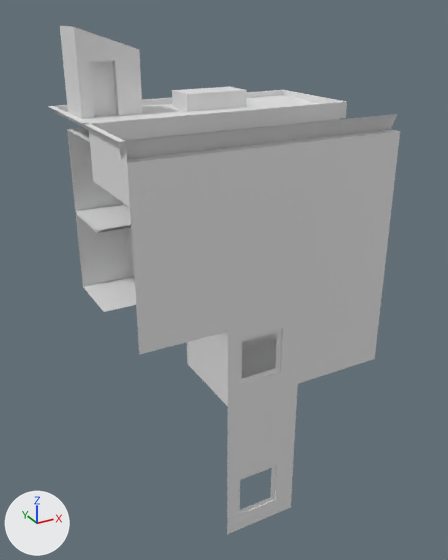
Renders of the glTF model assets/models/back-street-building.glb from each side of a commit.
Camera for both pictures: a camera (50 mm lens) standing at (-8.94, -10.05, 10.74) and looking at (0.05, 6.29, 2.57). The lights are fixed; the arrows at lower left show +X, +Y and +Z. Vertices at the same position are counted once.

Names of what the first picture shows: 'building'.
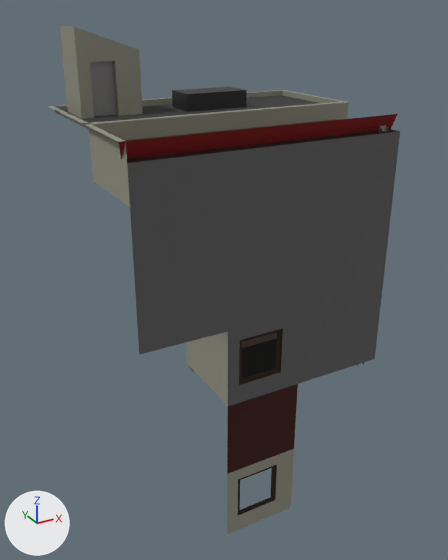
Location of each change, [x1, y1, x2, y2] in pixels of the pictures (448 x 560 px; the box of a moved part takes in the faces that stretch with it):
part 1 of me_plane, moved or reshaped
    before: [67, 90, 347, 312]
    after: [90, 90, 389, 366]
part 2 of me_plane, recoloured (white to black)
    both: [67, 95, 318, 379]
part 3 of me_plane, recoloured
    both: [48, 26, 340, 534]
part 4 of me_plane, recoloured (grey to black)
    both: [125, 119, 339, 348]
part 5 of me_plane, recoloured (grey to red)
    both: [119, 114, 397, 159]
part 6 of me_plane, recoloured (grey to black)
    both: [127, 131, 400, 406]
part 7 of me_plane, recoloured (grey to black)
    both: [227, 384, 298, 474]
part 8 of me_plane, recoloured
    both: [127, 129, 399, 515]
part 9 of me_plane, recoloured (grey to black)
    both: [172, 87, 247, 112]
part 10 of me_plane, recoloured
    both: [90, 61, 116, 117]

What changed in the scene script:
```text
Add mat_building_grey:
    mat_building_grey = principled_material('building-grey')
    mat_building_grey.base_color = (0.111, 0.111, 0.111)  # dark grey #5e5e5e
    mat_building_grey.roughness = 1.0
Add mat_material_003:
    mat_material_003 = principled_material('Material.003')
    mat_material_003.base_color = (0.042, 0.00583, 0.00194)  # brown #3a1206
    mat_material_003.roughness = 1.0
Add mat_asphalt:
    mat_asphalt = principled_material('asphalt')
    mat_asphalt.base_color = (0.0331, 0.0331, 0.0331)  # black #333333
    mat_asphalt.roughness = 1.0
Add mat_concrete:
    mat_concrete = principled_material('concrete')
    mat_concrete.base_color = (0.281, 0.281, 0.219)  # grey #909081
    mat_concrete.roughness = 1.0
Add mat_metal:
    mat_metal = principled_material('metal')
    mat_metal.base_color = (0.281, 0.281, 0.281)  # grey #909090
    mat_metal.metallic = 0.496
Add mat_darker_wood:
    mat_darker_wood = principled_material('darker_wood')
    mat_darker_wood.base_color = (0.0254, 0.00918, 0.00402)  # brown #2c180d
    mat_darker_wood.roughness = 1.0
Add mat_red:
    mat_red = principled_material('red')
    mat_red.base_color = (0.24, 0.000371, 0.0)  # red #860100
    mat_red.roughness = 1.0
Add mat_building_pink:
    mat_building_pink = principled_material('building-pink')
    mat_building_pink.base_color = (0.202, 0.14, 0.118)  # brown #7c6960
    mat_building_pink.roughness = 1.0
Add mat_metal_dark:
    mat_metal_dark = principled_material('metal_dark')
    mat_metal_dark.base_color = (0.0331, 0.0331, 0.0331)  # black #333333
    mat_metal_dark.metallic = 0.496
Change me_plane:
    remove me_plane.from_pydata(...)  # 176 vertices, 264 faces; spans x -4.3..4.3, y -1.8..4.4, z -5.0..10.3
    add me_plane.from_pydata(...)  # 184 vertices, 280 faces; spans x -4.3..4.3, y -1.8..4.4, z -5.0..10.3
    me_plane part 1
    16 vertices are removed from x -4.1..2.3, y 1.0..3.0, z 2.5..7.5
    12 faces are deleted
    8 vertices in x -4.1..4.3, y 0.8, z 7.5..8.0 move by (0.0, -0.1, 0.0)
    8 vertices are added at x 3.4..3.7, y -1.8..-1.7, z -0.1..7.7
    4 new faces join them, mat_windows (white #e7e7e7)
    6 new faces join them, mat_metal (grey #909090)
    me_plane part 2: 10 faces spanning x -4.1..4.1, y -1.8..4.2, z 0.0..7.8 switch from no material to mat_asphalt (black #333333)
    me_plane part 3: 116 faces spanning x -4.3..4.3, y -1.8..4.4, z -5.0..10.3 switch from no material to mat_concrete (grey #909081)
    me_plane part 4: 26 faces spanning x -4.1..4.1, y 0.9, z 0.0..7.5 switch from no material to mat_building_pink (brown #7c6860)
    me_plane part 5: 10 faces spanning x -4.3..4.1, y -1.8..4.1, z 5.0..10.3 switch from no material to mat_red (red #860100)
    me_plane part 6: 16 faces spanning x -4.1..4.1, y -1.8, z 0.0..7.5 switch from no material to mat_building_grey (dark grey #5d5d5d)
    me_plane part 7: 2 faces spanning x -1.5..1.0, y -1.8, z -2.5..0.0 switch from no material to mat_material_003 (brown #3a1206)
    me_plane part 8: 38 faces spanning x -4.1..4.1, y -1.8..-1.4, z -4.4..7.5 switch from no material to mat_darker_wood (brown #2c180d)
    me_plane part 9: 10 faces spanning x -0.6..1.5, y 2.4..3.5, z 7.7..8.3 switch from no material to mat_metal_dark (black #333333)
    me_plane part 10: 2 faces spanning x -3.4..-2.7, y 2.9, z 7.8..9.4 switch from no material to mat_metal (grey #909090)
    add me_plane.materials.append(mat_lighter_wood)  # brown #99542e
    add me_plane.materials.append(mat_windows)  # white #e7e7e7
```
